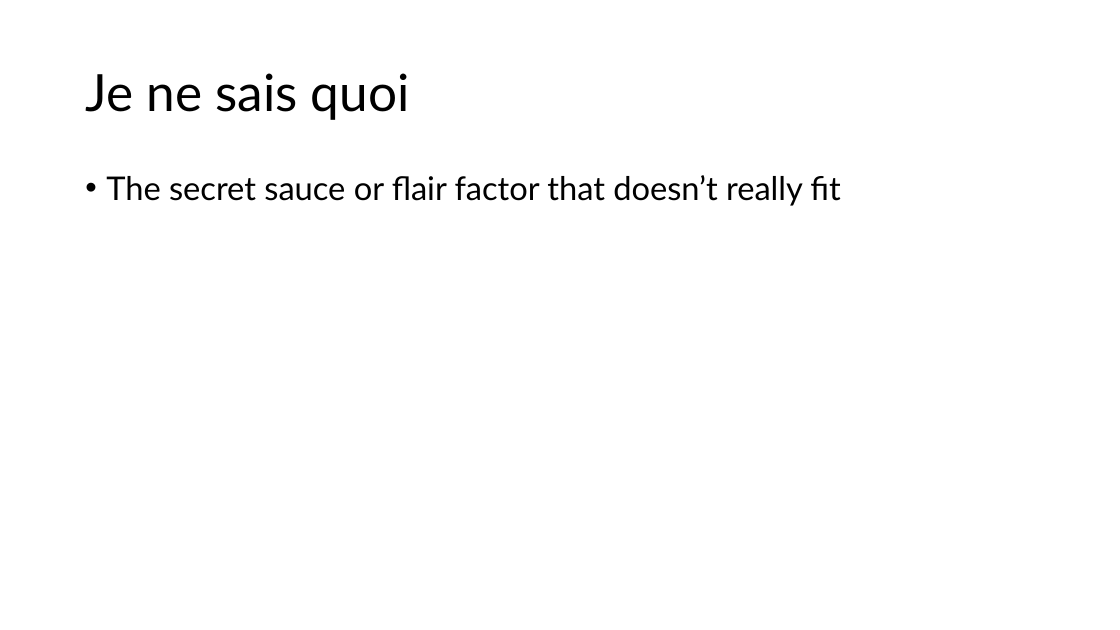
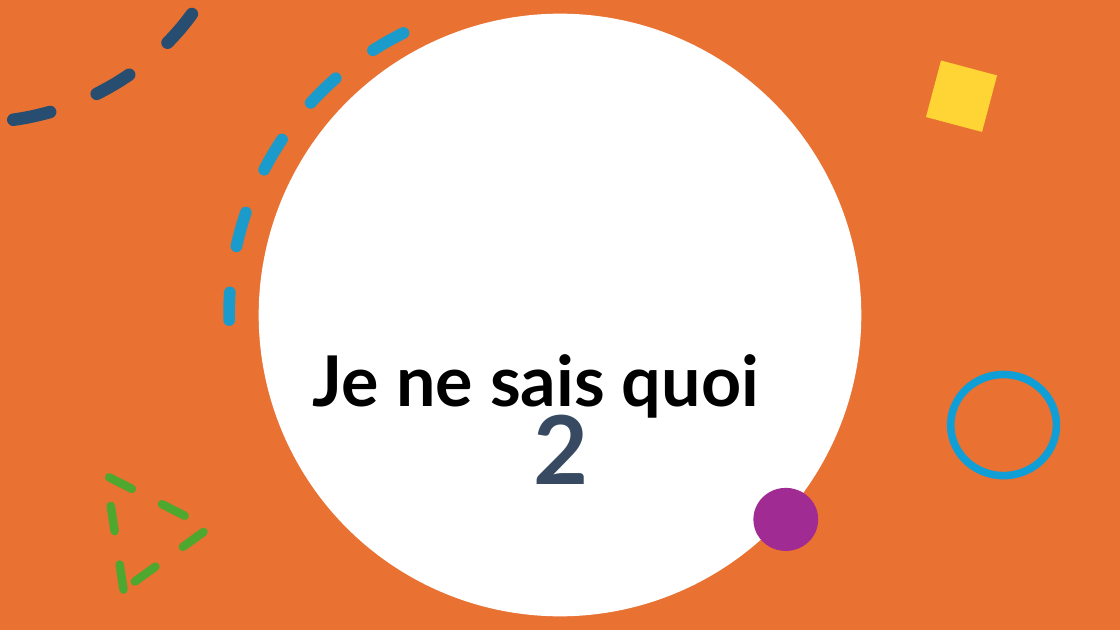
Before and after one commit to ElliotCookie/A-Beginners-Guide-to-Python, a slide deck: slide 12 of 0.0 - Infrastructure around coding - VS Code/1.0 - Learn Python.Org review.pptx. Drawn at 1120x630 pixels with LibreOffice and Linux fonts; fonts in the diff are those of the drawing. Boxes give left, top, right and bottom in pixels: in the first picture for what was removed or moved away, otherwise in the second. Text is boxed around its words. In the diff, an @@ line names an element or a change of style, - is before the commit and + after.

```diff
--- a/0.0 - Infrastructure around coding - VS Code/1.0 - Learn Python.Org review.pptx
+++ b/0.0 - Infrastructure around coding - VS Code/1.0 - Learn Python.Org review.pptx
@@ rectangle added at <box>0,0,1120,630</box>, fill #E97132 @@
@@ arc (boxed as its full ellipse) added at <box>0,0,305,197</box>, outline #274E70 10.75 pt dashed @@
@@ arc (boxed as its full ellipse) added at <box>123,0,962,630</box>, outline #0F9ED5 10 pt dashed @@
@@ ellipse added at <box>259,13,861,616</box>, fill #FFFFFF @@
@@ rectangle added at <box>931,66,992,127</box>, fill #FFD535, outline #FFD535 7.25 pt @@
@@ text removed at <box>106,175,840,206</box> @@
-• The secret sauce or flair factor that doesn’t really fit
@@ title "Je ne sais quoi": place and size @@
-title "Je ne sais quoi" at <box>85,73,410,120</box>
+title "Je ne sais quoi" at <box>313,354,759,419</box>
@@ title "Je ne sais quoi" at <box>313,354,759,419</box>: size 44 to 60 pt, bold on; alignment left to centre; vertical alignment middle to bottom @@
@@ ellipse added at <box>951,375,1057,476</box>, outline #0F9ED5 6.5 pt @@
@@ text added at <box>533,401,588,484</box>, 81.4 pt, text #374A61, bold @@
+2
@@ triangle added at <box>63,445,208,590</box>, outline #4EA72E 7.25 pt dashed @@
@@ ellipse added at <box>754,488,818,551</box>, fill #A02B93 @@
```
Also in this commit, not shown: 12 other slides changed, 3 slides added, 1 slide removed, 1 other file.
